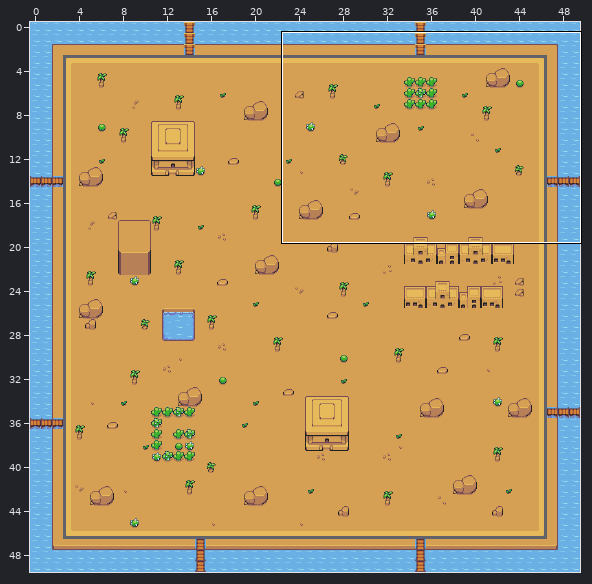
One commit to this Tiled map: assets/maps/mappa_deserto.tmx. Above, an overview of the earlier version with the close-up marked.
Close-up. First the earlier version:
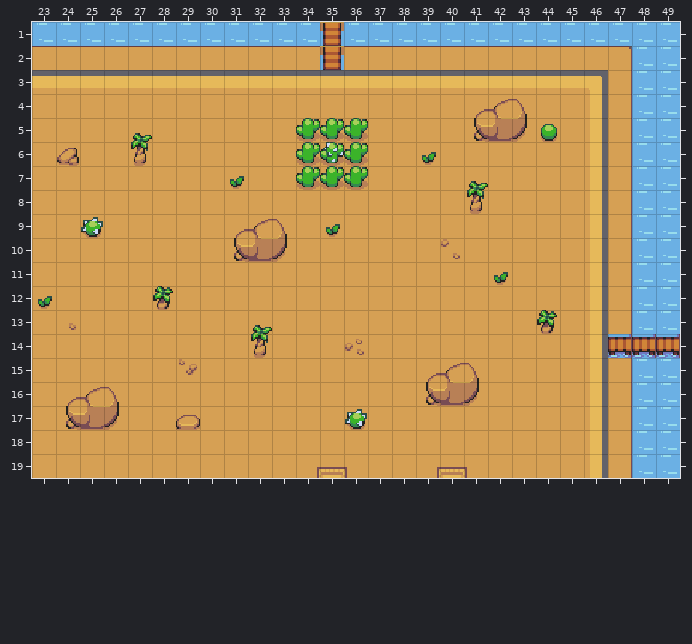
Cells are 16x16 px. Shown: x 23..49, y 1..19. The commit also changed other parts of the map, which this record leaves out.
And afterwards:
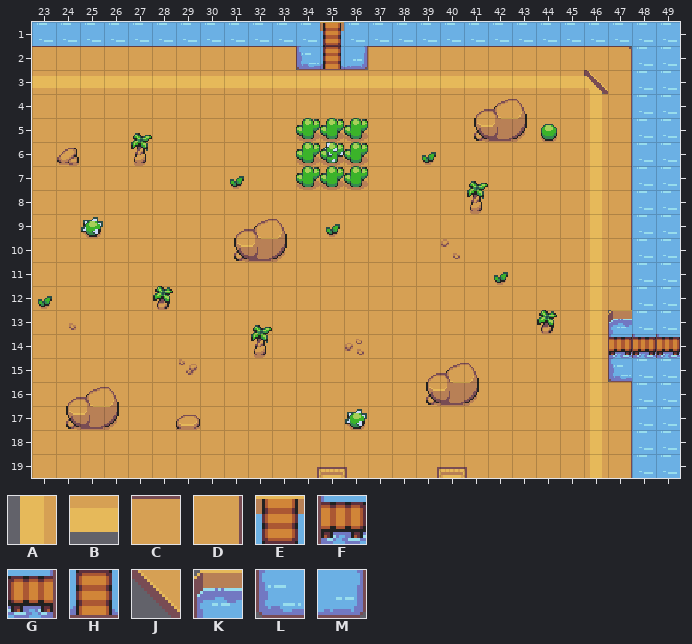
Key: from "deserto": A 14, B 29, C 57, D 72, E 96, F 109, G 111, H 124, J 132, K 137, L 165, M 167.
_ is an empty cell, . an unchanged one.
Change:
--- layer "collisioni"
@@ x 34..46 @@
- 2 C.C..........
- 3 ............_
+ 2 L.M..........
+ 3 ............J
@@ x 47..47 @@
-13 D
+13 K
@@ x 47..47 @@
-15 D
+15 L
--- layer "sfondo"
@@ x 23..49 @@
- 2 ............E..............
- 3 _______________________....
- 4 ......................._...
- 5 ......................._...
- 6 ......................._...
- 7 ......................._...
- 8 ......................._...
- 9 ......................._...
-10 ......................._...
-11 ......................._...
-12 ......................._...
-13 ......................._...
-14 ......................._GGG
-15 ......................._...
-16 ......................._...
-17 ......................._...
-18 ......................._...
-19 ......................._...
+ 2 ............H..............
+ 3 BBBBBBBBBBBBBBBBBBBBBBB....
+ 4 .......................A...
+ 5 .......................A...
+ 6 .......................A...
+ 7 .......................A...
+ 8 .......................A...
+ 9 .......................A...
+10 .......................A...
+11 .......................A...
+12 .......................A...
+13 .......................A...
+14 .......................AFFF
+15 .......................A...
+16 .......................A...
+17 .......................A...
+18 .......................A...
+19 .......................A...
